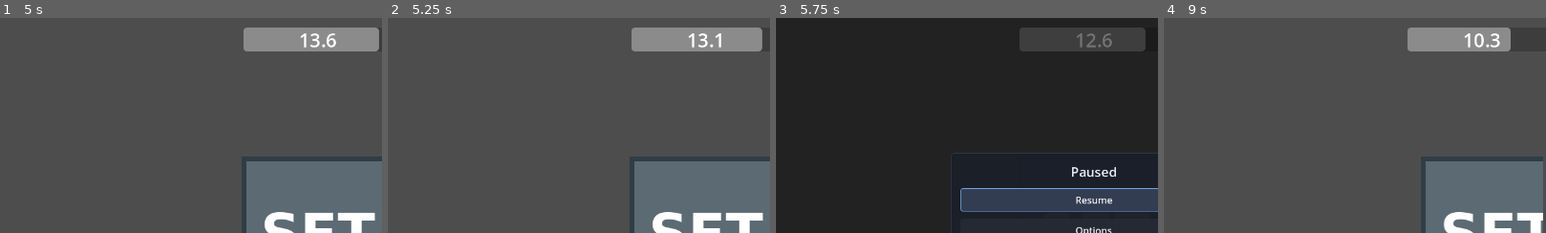
Above: before the commit, frames 1-4 (left to right).
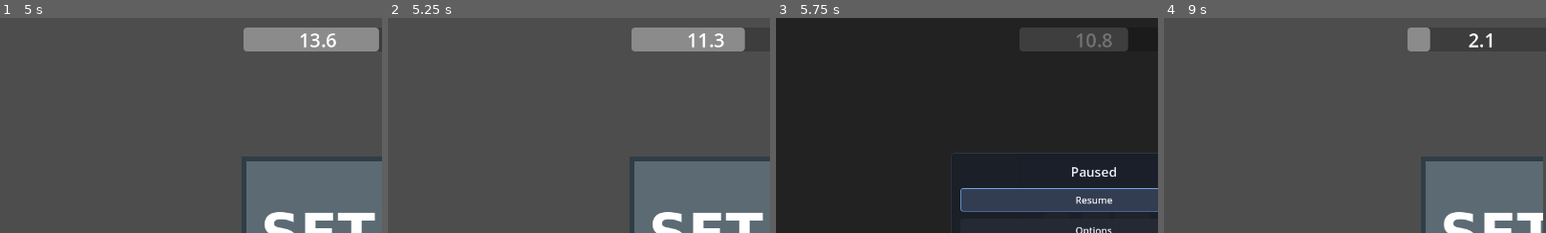
Above: after the commit, the same moments.

Repository: Chebrbober/GMTK-JAM
Game: Godot game, scene res://scenes/main_menu.tscn
The game is run twice, just before and just after one commit, with the same random seed, the same clock (stepped at 60 frames per second) and the same inputs.
Inputs (mouse positions are % of the whole screen's width and height, from its top left):
- Up to frame 1 (5 s): click "Play" at 0.5 s; click "Play" at 1.25 s; tap Enter at 2 s; move the mouse to (72, 45) at 2.02 s; press the mouse at (72, 45) at 2.03 s; hold Right (move_right) 2.03-2.78 s; tap Space (jump) at 2.27, 3.02, 4.52 s; move the mouse to (30, 55) at 2.77 s; release the mouse at (30, 55) at 2.78 s; hold Down (move_down) 2.78-3.53 s; click (30, 55) at 2.85 s; move the mouse to (60, 28) at 3.52 s; press the mouse at (60, 28) at 3.53 s; hold Right (move_right) 3.53-4.28 s; move the mouse to (45, 70) at 4.27 s; release the mouse at (45, 70) at 4.28 s; hold Up (move_up) from 4.28 s (still down); click (45, 70) at 4.35 s
- Up to frame 2 (5.25 s): tap Space (jump) at 5 s; move the mouse to (80, 65) at 5.02 s; release Up (move_up) at 5.03 s; press the mouse at (80, 65) at 5.03 s; hold Left (move_left) from 5.03 s (still down)
- Up to frame 3 (5.75 s): keep holding Left (move_left); tap Space (jump) at 5.27 s; tap Escape (pause) at 5.65 s
- Up to frame 4 (9 s): move the mouse to (20, 35) at 5.77 s; release the mouse at (20, 35) at 5.78 s; click (20, 35) at 5.85 s; tap Space (jump) at 6.02, 7.52, 8.27 s; move the mouse to (55, 50) at 6.52 s; release Left (move_left) at 6.53 s; press the mouse at (55, 50) at 6.53 s; hold Down (move_down) 6.53-7.28 s; move the mouse to (35, 25) at 7.27 s; release the mouse at (35, 25) at 7.28 s; hold Right (move_right) 7.28-8.03 s; click (35, 25) at 7.35 s; move the mouse to (72, 45) at 8.02 s; press the mouse at (72, 45) at 8.03 s; hold Up (move_up) 8.03-8.78 s; move the mouse to (30, 55) at 8.77 s; release the mouse at (30, 55) at 8.78 s; hold Right (move_right) from 8.78 s (still down); click (30, 55) at 8.85 s
The pictures show only the part of the screen within x 8-58%, y 0-50%; the shares and areas given below are measured in that part.

Frame 1 is identical in both runs. In frame 2, 0.7% of the frame differs, in the area x 81-98%, y 4-16%; in frame 3, 0.6%; in frame 4, 2.3%, in the area x 69-91%, y 4-16%.

Commit message:
at the and add the game over screen, increase countdown "damaging" per miss

Diff:
--- a/scenes/game.tscn
+++ b/scenes/game.tscn
@@ -6,6 +6,7 @@
 [ext_resource type="PackedScene" uid="uid://bxupbsk7issf7" path="res://scenes/food.tscn" id="3_lnu2h"]
 [ext_resource type="Script" uid="uid://gk7juyeev0lr" path="res://scripts/countdown.gd" id="4_iywne"]
 [ext_resource type="Script" uid="uid://bxt1wgg3lyg8j" path="res://scripts/combo.gd" id="5_p57ef"]
+[ext_resource type="PackedScene" uid="uid://dh2a7vqbrshx5" path="res://scenes/game_over.tscn" id="6_u5sy4"]
 
 [sub_resource type="LabelSettings" id="LabelSettings_uwrxv"]
 font_size = 32
@@ -159,6 +160,12 @@
 horizontal_alignment = 1
 vertical_alignment = 1
 
+[node name="RushMode" type="Node" parent="UI/Combo"]
+
+[node name="GameOver" parent="UI" instance=ExtResource("6_u5sy4")]
+top_level = true
+z_index = 999
+
 [node name="PauseMenu" type="CanvasLayer" parent="."]
 script = ExtResource("1_uwrxv")
 main_menu_scene_path = "uid://cy18vdwi6ps75"
@@ -167,3 +174,4 @@
 [connection signal="gui_input" from="UI/FoodSpawner/ClickArea" to="UI/CutBar" method="_on_click_area_gui_input"]
 [connection signal="mouse_clicked" from="UI/CutBar" to="UI/Countdown" method="_on_cut_bar_mouse_clicked"]
 [connection signal="mouse_clicked" from="UI/CutBar" to="UI/Combo" method="_on_cut_bar_mouse_clicked"]
+[connection signal="timeout" from="UI/Countdown/ProgressBar/Label/Timer" to="UI/Countdown" method="_on_timer_timeout"]
--- /dev/null
+++ b/scenes/game_over.tscn
@@ -0,0 +1,80 @@
+[gd_scene load_steps=3 format=3 uid="uid://dh2a7vqbrshx5"]
+
+[ext_resource type="Script" uid="uid://b23j4cqp64kr3" path="res://scripts/game_over.gd" id="1_xeevv"]
+
+[sub_resource type="LabelSettings" id="LabelSettings_0nqlu"]
+font_size = 96
+font_color = Color(0.780392, 0.239216, 0, 1)
+outline_size = 20
+outline_color = Color(0.403922, 0, 0, 1)
+
+[node name="GameOver" type="Control"]
+process_mode = 3
+layout_mode = 3
+anchors_preset = 15
+anchor_right = 1.0
+anchor_bottom = 1.0
+grow_horizontal = 2
+grow_vertical = 2
+script = ExtResource("1_xeevv")
+main_menu_scene_path = "uid://cy18vdwi6ps75"
+game_scene_path = "uid://60kgkd16lk48"
+
+[node name="ColorRect" type="ColorRect" parent="."]
+layout_mode = 1
+anchors_preset = 15
+anchor_right = 1.0
+anchor_bottom = 1.0
+grow_horizontal = 2
+grow_vertical = 2
+color = Color(0, 0, 0, 0.588235)
+
+[node name="Label" type="Label" parent="."]
+layout_mode = 1
+anchors_preset = -1
+anchor_left = 0.5
+anchor_top = 0.2
+anchor_right = 0.5
+anchor_bottom = 0.2
+offset_left = -20.0
+offset_top = -11.5
+offset_right = 20.0
+offset_bottom = 11.5
+grow_horizontal = 2
+grow_vertical = 2
+text = "Game Over"
+label_settings = SubResource("LabelSettings_0nqlu")
+horizontal_alignment = 1
+vertical_alignment = 1
+
+[node name="VBoxContainer" type="VBoxContainer" parent="."]
+layout_mode = 1
+anchors_preset = 8
+anchor_left = 0.5
+anchor_top = 0.5
+anchor_right = 0.5
+anchor_bottom = 0.5
+grow_horizontal = 2
+grow_vertical = 2
+
+[node name="PanelContainer" type="PanelContainer" parent="VBoxContainer"]
+layout_mode = 2
+
+[node name="RichTextLabel" type="RichTextLabel" parent="VBoxContainer/PanelContainer"]
+layout_mode = 2
+
+[node name="HBoxContainer" type="HBoxContainer" parent="VBoxContainer"]
+layout_mode = 2
+
+[node name="Retry" type="Button" parent="VBoxContainer/HBoxContainer"]
+layout_mode = 2
+theme_override_font_sizes/font_size = 32
+text = "Retry"
+
+[node name="MainMenu" type="Button" parent="VBoxContainer/HBoxContainer"]
+layout_mode = 2
+theme_override_font_sizes/font_size = 32
+text = "Main menu"
+
+[connection signal="pressed" from="VBoxContainer/HBoxContainer/Retry" to="." method="_on_retry_pressed"]
+[connection signal="pressed" from="VBoxContainer/HBoxContainer/MainMenu" to="." method="_on_main_menu_pressed"]
--- a/scripts/combo.gd
+++ b/scripts/combo.gd
@@ -3,6 +3,7 @@
 @onready var label: Label = $Label
 @onready var start_size: Vector2 = label.size
 @onready var countdown: Control = $"../Countdown"
+@onready var rush_mode: Node = $RushMode
 var succesful_cuts_done: int = 0
 var tween: Tween
 
@@ -19,7 +20,8 @@
 		label.rotation = randf_range(-1, 1)
 		succesful_cuts_done += 1
 		label.text = str(succesful_cuts_done) + "x"
-		check_upgrade()
+		if succesful_cuts_done != 1:
+			check_upgrade()
 	else:
 		if tween:
 			tween.kill()
@@ -29,9 +31,12 @@
 		label.visible = false
 
 func check_upgrade() -> void:
-	if succesful_cuts_done % 20 == 0:
+	if succesful_cuts_done % 30 == 0:
+		pass
+		# RushMode.enable_mode()
+	elif succesful_cuts_done % 20 == 0:
 		countdown.add_to_current_timer(5)
 	elif succesful_cuts_done % 10 == 0:
 		countdown.add_to_current_timer(3)
-	else:
+	elif succesful_cuts_done > 1:
 		countdown.add_to_current_timer(1)
--- a/scripts/countdown.gd
+++ b/scripts/countdown.gd
@@ -21,10 +21,13 @@
 		CutType.Result.GOOD:
 			add_to_current_timer(0.5)
 		CutType.Result.MISS:
-			add_to_current_timer(-0.2)
+			add_to_current_timer(-2)
 
 func add_to_current_timer(value: float) -> void:
 	var new_time: float = timer.time_left + value
 	if new_time > 0:
 		timer.stop()
 		timer.start(new_time)
+
+func _on_timer_timeout() -> void:
+	$"../GameOver".appear()
--- /dev/null
+++ b/scripts/game_over.gd
@@ -0,0 +1,17 @@
+extends Control
+
+@export_file("*.tscn") var main_menu_scene_path: String = ""
+@export_file("*.tscn") var game_scene_path: String = ""
+
+func _ready() -> void:
+	visible = false
+
+func appear() -> void:
+	visible = true
+	get_tree().paused = true
+
+func _on_retry_pressed() -> void:
+	TransitionScene.transition_to(game_scene_path)
+
+func _on_main_menu_pressed() -> void:
+	TransitionScene.transition_to(main_menu_scene_path)
Not shown: 1 places in scenes/game.tscn that only renumber resources
Not shown, added: scripts/game_over.gd.uid
